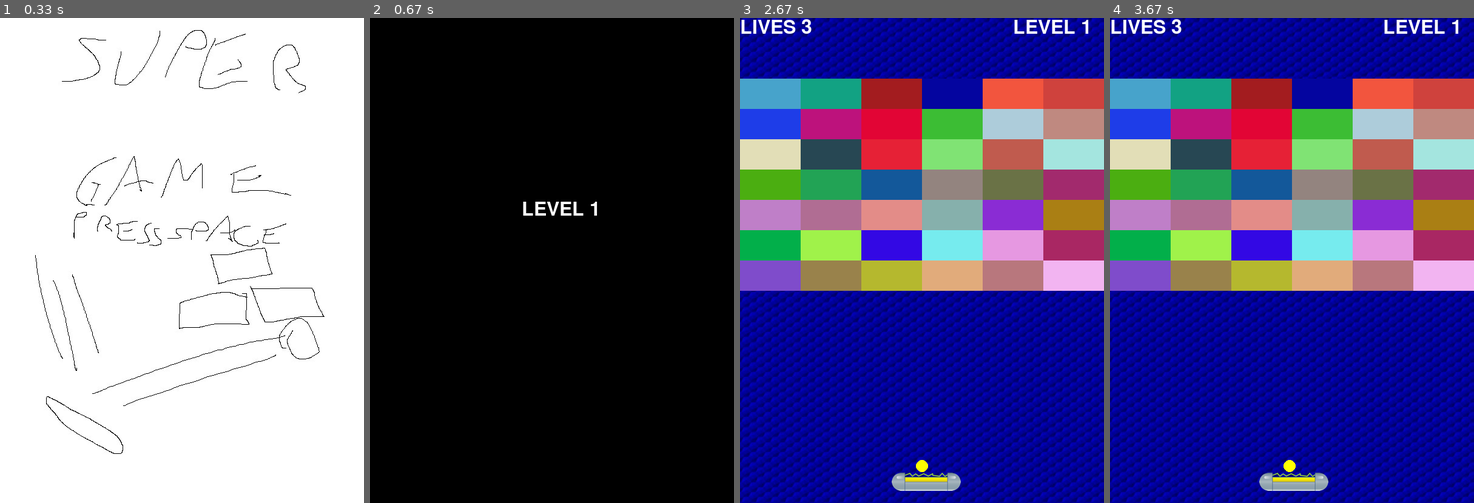
Above: before the commit, frames 1-4 (left to right).
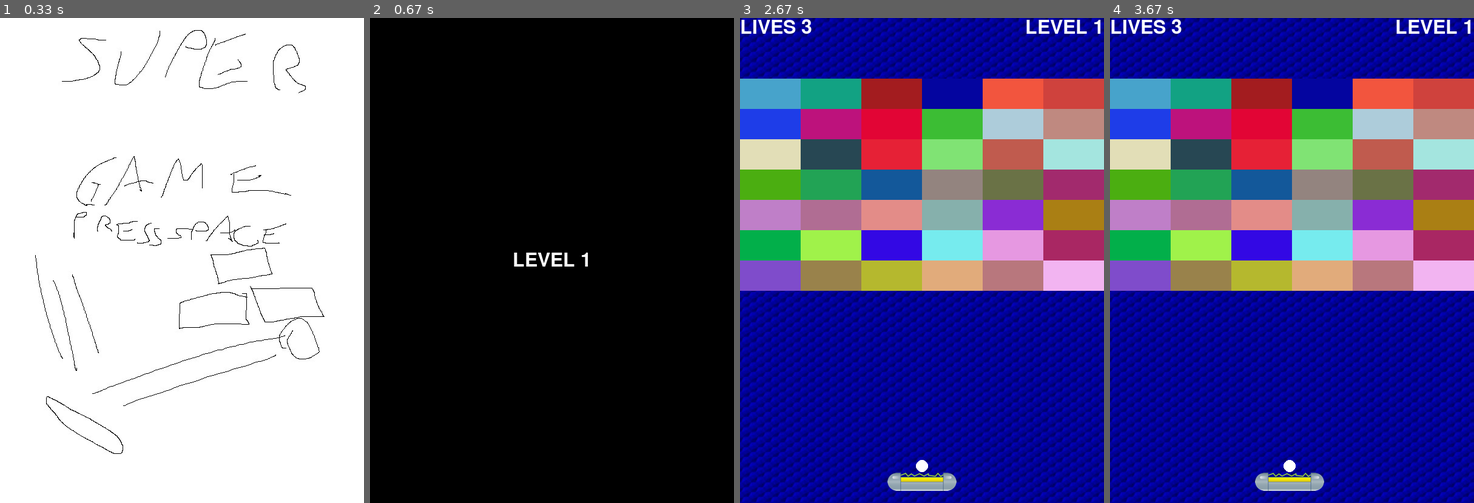
Above: after the commit, the same moments.

Repository: anttru/Py_game
Game: pygame game, started from game.py
The game is run twice, just before and just after one commit, with the same random seed, the same clock (stepped at 60 frames per second) and the same inputs.
Inputs:
- Up to frame 1 (0.33 s): no input
- Up to frame 2 (0.67 s): tap Space at 0.33 s
- Up to frame 3 (2.67 s): no input
- Up to frame 4 (3.67 s): hold Left from 3.4 s (still down)

Frame 1 is identical in both runs. In frame 2, 0.5% of the frame differs, in the area x 39-63%, y 37-52%; in frame 3, 0.6%, in the area x 40-99%, y 0-98%; in frame 4, 0.6%.

Commit message:
removed hardcoded values, using entry parameters now, cleaned code and unused inputs

Diff:
--- a/game.py
+++ b/game.py
@@ -3,7 +3,7 @@
 import pygame as pg
 
 class Ball:
-    def __init__(self, screen : pg.Surface, x, y, color = (255,255,255), radius = 10, xinc = 0, yinc = 0):
+    def __init__(self, screen : pg.Surface, x = 0, y = 0, color = (255,255,255), radius = 10, xinc = 0, yinc = 0, baseSpeed = 0.2):
         self.x = x
         self.y = y
         self.screen = screen
@@ -11,7 +11,8 @@
         self.radius = radius
         self.xinc = xinc
         self.yinc = yinc
-        self.v = sqrt(self.yinc**2 + self.xinc**2)
+        self.v = sqrt(self.yinc ** 2 + self.xinc ** 2)
+        self.baseSpeed = baseSpeed
         self.dead = False
 
     def updatePos(self):
@@ -23,8 +24,6 @@
                 #pg.time.wait(1000)
                 self.xinc = 0
                 self.yinc = 0
-                self.x = 300
-                self.y = 739
                 self.v = 0
                 self.dead = True
         self.x += self.xinc
@@ -54,19 +53,18 @@
         pg.draw.rect(self.screen, self.color, self)
 
 class Racket:
-    def __init__(self, screen, x, y, ball : Ball):
+    def __init__(self, screen : pg.Surface, ball : Ball, x = 0, y = 0, v = 0.2):
         self.x = x
         self.y = y
-        self.v = 0.2
+        self.v = v
         self.image = pg.image.load(r".\resources\electric00.png")
         self.image2 = pg.image.load(r".\resources\electric01.png")
         self.image3 = pg.image.load(r".\resources\electric02.png")
         self.images = [self.image, self.image2, self.image3]
         self.screen = screen
         self.color = (255,255,255)
-        self.rect = self.image.get_rect()
-        self.width = self.rect.width
-        self.height = self.rect.height
+        self.width = self.image.get_rect().width
+        self.height = self.image.get_rect().height
         self.state = 0
         self.ball = ball
 
@@ -79,15 +77,14 @@
             self.x -= self.v
             if self.ball.xinc == 0 and self.ball.yinc == 0:
                 self.ball.x -= self.v
-        self.rect.update(self.x, self.y, self.width, self.height)
 
     def checkBallHitsRacket(self):
         if ((self.x + self.width -5 < self.ball.x < self.x + self.width) or (self.x < self.ball.x < self.x + 5)) and (self.y < self.ball.y < self.y + self.height):
                 self.ball.xinc *= -1
                 if pg.key.get_pressed()[pg.K_RIGHT]:
-                    self.ball.x += 0.4
+                    self.ball.x += self.v * 2
                 if pg.key.get_pressed()[pg.K_LEFT]:
-                    self.ball.x -= 0.4
+                    self.ball.x -= self.v * 2
         if (self.x < self.ball.x < self.x +self.width) and ((self.y < self.ball.y < self.y + 2) or (self.y +self.height-2 < self.ball.y < self.y + self.height)):
                 self.ball.yinc *= -1
                 if self.ball.xinc < 0:
@@ -98,22 +95,23 @@
                     negy = -1
                 else:
                     negy = 1
-                if self.ball.x < self.x + self.width//2:
-                    self.ball.yinc = 0.2*(75+0.5*(self.ball.x-self.x))/100 * negy
-                    self.ball.xinc = sqrt(self.ball.v**2 - self.ball.yinc**2) * negx
-
-                if self.ball.x > self.x + self.width//2:
-                    self.ball.yinc = 0.2*(100 - 0.25*(self.ball.x-self.x))/100 * negy
-                    self.ball.xinc = sqrt(self.ball.v**2 - self.ball.yinc**2) * negx
+                if self.ball.x < self.x + self.width // 2:
+                    self.ball.yinc = self.ball.baseSpeed * (75 + 0.5 * (self.ball.x-self.x))/100 * negy
+                    self.ball.xinc = sqrt(self.ball.v ** 2 - self.ball.yinc ** 2) * negx
+
+                if self.ball.x > self.x + self.width // 2:
+                    self.ball.yinc = self.ball.baseSpeed * (100 - 0.25 * (self.ball.x-self.x)) /100 * negy
+                    self.ball.xinc = sqrt(self.ball.v ** 2 - self.ball.yinc**2) * negx
 
     def drawRacket(self):
         self.screen.blit(self.images[int(self.state)%3], (self.x, self.y))
         self.state += 0.01
+
 class Game:
     def __init__(self, width = 600, height = 800):
         self.screen = pg.display.set_mode((width, height))
-        self.ball = Ball(self.screen, width // 2, height -61, (255,255,0))
-        self.racket = Racket(self.screen, width//2-50, height - 50, self.ball)
+        self.ball = Ball(self.screen, (255,255,0))
+        self.racket = Racket(self.screen, self.ball)
         self.background = pg.image.load(r".\resources\background.jpg")
         self.balls = []
         self.bricks = []
@@ -143,14 +141,15 @@
 
 
     def resetPositions(self):
+
+        self.racket.x = self.screen.get_width() // 2 - self.racket.width // 2
+        self.racket.y = self.screen.get_height() - 50
         self.ball.xinc = 0
         self.ball.yinc = 0
         self.ball.v = 0
-        self.ball.x = 300
-        self.ball.y = 739
-        self.racket.x = 250
-        self.racket.y = 750
-        self.racket.rect.update(250, 750, self.racket.width, self.racket.height)
+        self.ball.x = self.screen.get_width() // 2
+        self.ball.y = self.racket.y -10 - 1
+
 
     def levelControl(self):
         if self.newLevel == True:
@@ -174,7 +173,7 @@
                 self.font = pg.font.Font("freesansbold.ttf", 32)
                 if self.level in self.levels:
                     text = self.font.render("LEVEL {}".format(self.level), True, (255,255,255))
-                    self.screen.blit(text, (250,300))
+                    self.screen.blit(text, (self.screen.get_rect().centerx - text.get_rect().centerx , self.screen.get_rect().centery - text.get_rect().centery))
                     pg.display.flip()
                     pg.time.wait(2000)
                     self.resetPositions()
@@ -185,7 +184,7 @@
                     self.newLevel = False
                 else:
                     text = self.font.render("YOU SAVED THE MULTIVERSE!!!!!", True, (255,255,255))
-                    self.screen.blit(text, (50,300))
+                    self.screen.blit(text, (self.screen.get_rect().centerx - text.get_rect().centerx , self.screen.get_rect().centery - text.get_rect().centery))
                     pg.display.flip()
                     pg.time.wait(2000)
                     self.game_over = True
@@ -195,7 +194,7 @@
         textLives = self.font.render("LIVES {}".format(self.lives), True, (255,255,255))
         textLevel = self.font.render("LEVEL {}".format(self.level), True, (255,255,255))
         self.screen.blit(textLives, (0,0))
-        self.screen.blit(textLevel, (450,0))
+        self.screen.blit(textLevel, (self.screen.get_width() - textLevel.get_rect().width, 0))
 
     def checkGameOver(self):
         if self.game_over == True:
@@ -218,8 +217,8 @@
                    self.font = pg.font.Font("freesansbold.ttf", 32)
                    text = self.font.render("GAME OVER".format(self.level), True, (255,255,255))
                    text2 = self.font.render("X to Quit Space to Continue".format(self.level), True, (255,255,255))
-                   self.screen.blit(text, (250,300))
-                   self.screen.blit(text2, (100,45))
+                   self.screen.blit(text, (self.screen.get_rect().centerx - text.get_rect().centerx , self.screen.get_rect().centery - text.get_rect().centery))
+                   self.screen.blit(text2, (self.screen.get_rect().centerx - text2.get_rect().centerx , 100))
                    pg.display.flip()
 
     def main_loop(self):
@@ -232,6 +231,7 @@
             self.checkVictory()
             self.ball.calculateSpeed()
             self.racket.checkBallHitsRacket()
+            self.ball.updatePos()
 
             if self.ball.dead == True:
                 self.resetPositions()
@@ -283,7 +283,6 @@
             self.writeLivesLevel()
             self.racket.drawRacket()
             self.ball.drawBall()
-            self.ball.updatePos()
             pg.display.flip()
 
             #Check Game Over
